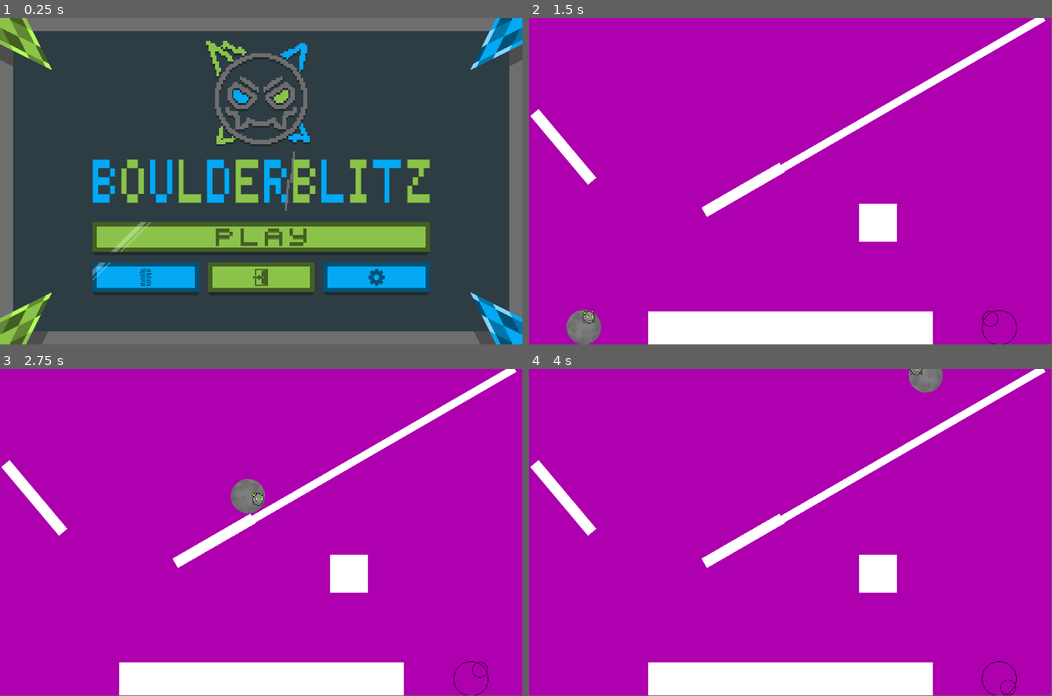
Above: before the commit, frames 1-4 (two rows, left to right).
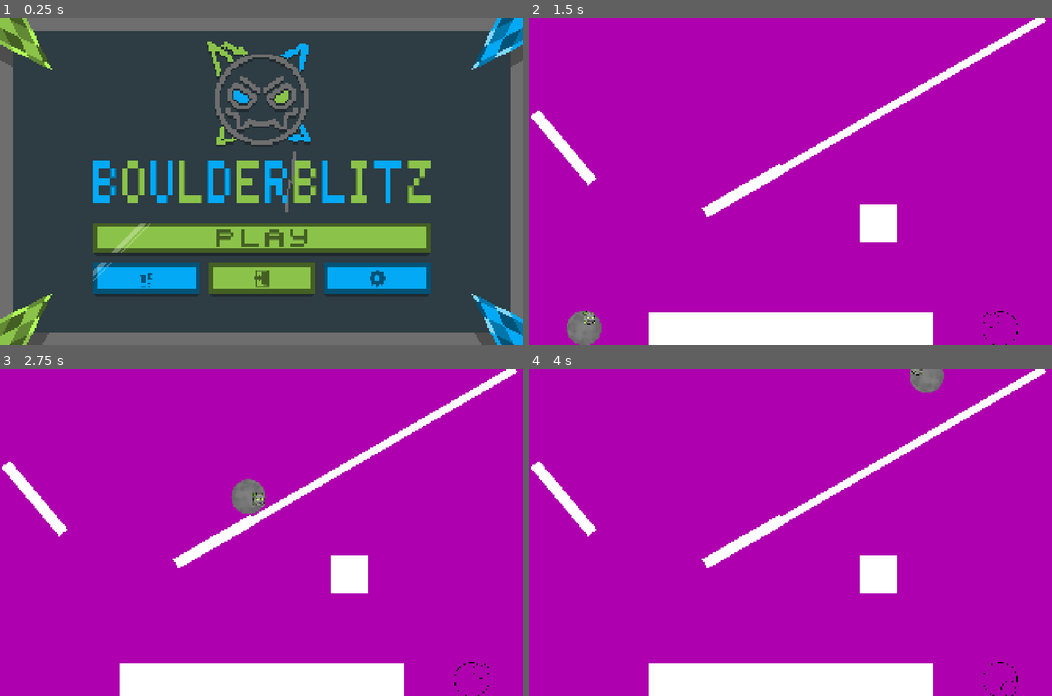
Above: after the commit, the same moments.

Repository: Isaac-Ryland/BoulderBlitz
Game: Godot game, scene res://Scenes/game.tscn
Two runs of this game, one before a commit and one after it. Both use one fixed random seed, a clock stepped at 60 frames per second and the inputs below.
Inputs (mouse positions are in pixels of both pictures, inside the frame that each line leads up to):
- Up to frame 1 (0.25 s): no input
- Up to frame 2 (1.5 s): click (790, 237) at 0.5 s; hold D (player_1_right) from 1.28 s (still down); tap Left (player_2_left) at 1.35 s
- Up to frame 3 (2.75 s): keep holding D (player_1_right); tap W (player_1_jump) at 1.52, 2.27 s; tap Right (player_2_right) at 2.1 s
- Up to frame 4 (4 s): release D (player_1_right) at 2.78 s; hold A (player_1_left) 2.78-3.53 s; tap Left (player_2_left) at 2.85 s; hold D (player_1_right) from 3.53 s (still down); tap Right (player_2_right) at 3.6 s; tap W (player_1_jump) at 3.77 s
In our replay, the window is 799x499 before the commit and 800x500 after it. These sizes can differ from the game's own. Grey fills any space a smaller window leaves; there, only what the larger window draws over its background counts as a difference.

The runs differ from the first frame. In frame 1, 5.3% of the frame differs, in the area x 0-100%, y 0-100%; in frame 2, 1.2%; in frame 3, 1.1%; in frame 4, 1.1%.

Commit message:
Added dynamic screen scaling

Diff:
--- a/project.godot
+++ b/project.godot
@@ -12,7 +12,7 @@
 
 config/name="BoulderBlitz"
 run/main_scene="res://Scenes/game.tscn"
-config/features=PackedStringArray("4.3", "GL Compatibility")
+config/features=PackedStringArray("4.4", "GL Compatibility")
 boot_splash/image="res://Assets/BB-logo256.png"
 config/icon="res://Assets/BB-logo256.png"
 
@@ -21,6 +21,8 @@
 window/size/viewport_width=1920
 window/size/viewport_height=1200
 window/size/mode=3
+window/stretch/mode="canvas_items"
+window/stretch/aspect="expand"
 
 [dotnet]
 
Not shown: 1 places in Scenes/credits.tscn that only renumber resources
Not shown: 1 places in Scenes/main_menu.tscn that only renumber resources
Not shown: 1 places in Scenes/player_1.tscn that only renumber resources
Not shown: 1 places in Scenes/player_2.tscn that only renumber resources
Not shown: 1 places in Scenes/settings.tscn that only renumber resources
Not shown: 1 places in Scenes/start_menu.tscn that only renumber resources
Not shown, added: Scripts/credits.gd.uid
Not shown, added: Scripts/main_menu.gd.uid
Not shown, added: Scripts/player_1.gd.uid
Not shown, added: Scripts/player_2.gd.uid
Not shown, added: Scripts/settings.gd.uid
Not shown, added: Scripts/start_menu.gd.uid
